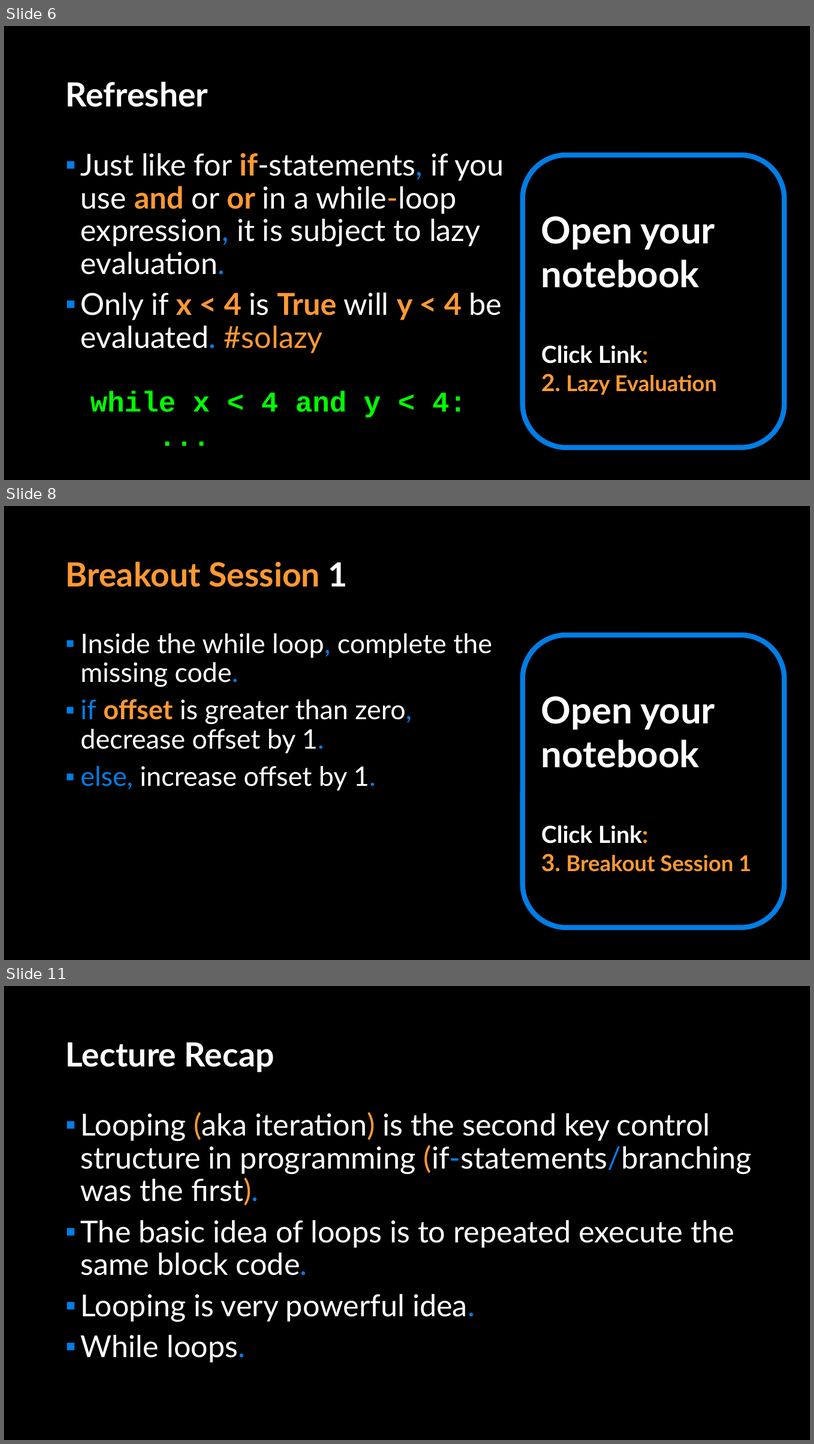
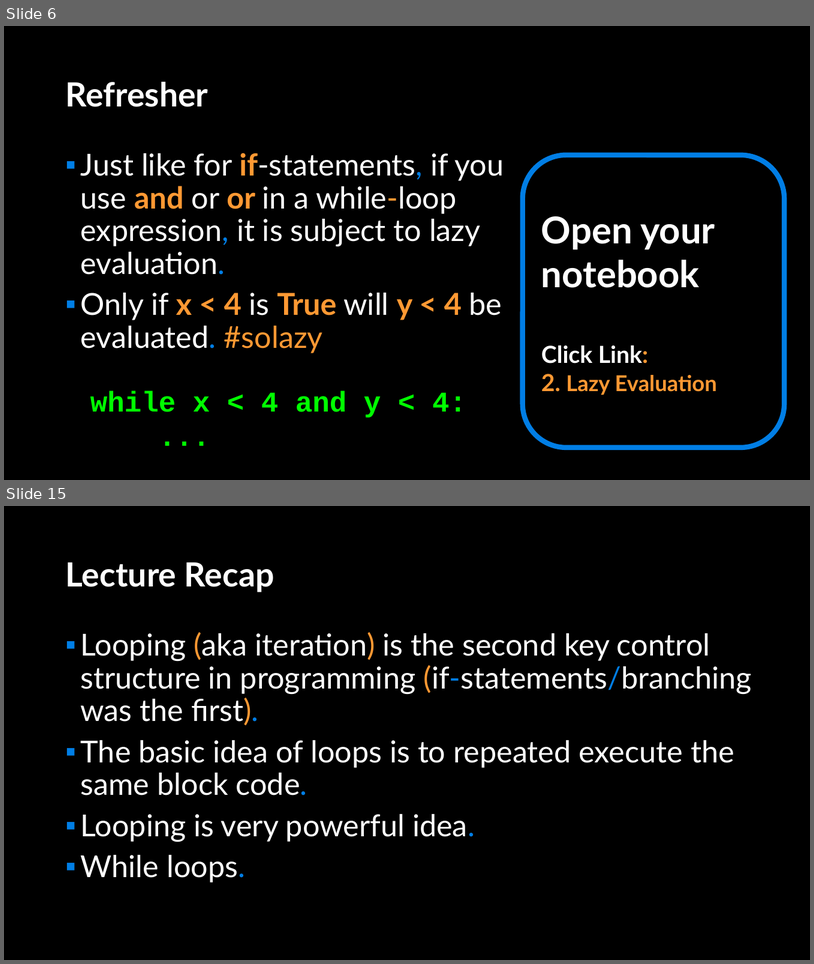
Before and after one commit to APS106/APS106-winter-2022-material, a slide deck: lectures/week4/lecture2/slides/week4_lecture2.pptx. Shown one above the other, each under a label of ours: slides 6, 8 and 11 before the commit, slides 6 and 15 after it; the slides between them are not shown. The pictures are 814x1444 and 814x964 pixels, drawn with LibreOffice and Linux fonts; fonts in the diff are those of the drawing; background and template pictures are left out. Boxes give left, top, right and bottom in pixels: in the first picture for what was removed or moved away, otherwise in the second. Text is boxed around its words. In the diff, an @@ line names an element or a change of style, - is before the commit and + after.

```diff
--- a/lectures/week4/lecture2/slides/week4_lecture2.pptx
+++ b/lectures/week4/lecture2/slides/week4_lecture2.pptx
@@ slide 8 removed at [4,506,810,960], background picture (left out) @@
@@ title removed at [65,561,348,587] @@
-Breakout Session 1
@@ text removed at [81,633,492,790] @@
-▪ Inside the while loop, complete the missing code.
-▪ if offset is greater than zero, decrease offset by 1.
-▪ else, increase offset by 1.
@@ rounded rectangle removed at [523,635,785,927] @@
-Open your notebook
-Click Link:
-3. Breakout Session 1
@@ what was slide 11 is now slide 15 @@
```
Also in this commit, not shown: 3 slides changed, 7 slides added, 2 other slides removed, 6 other files.
